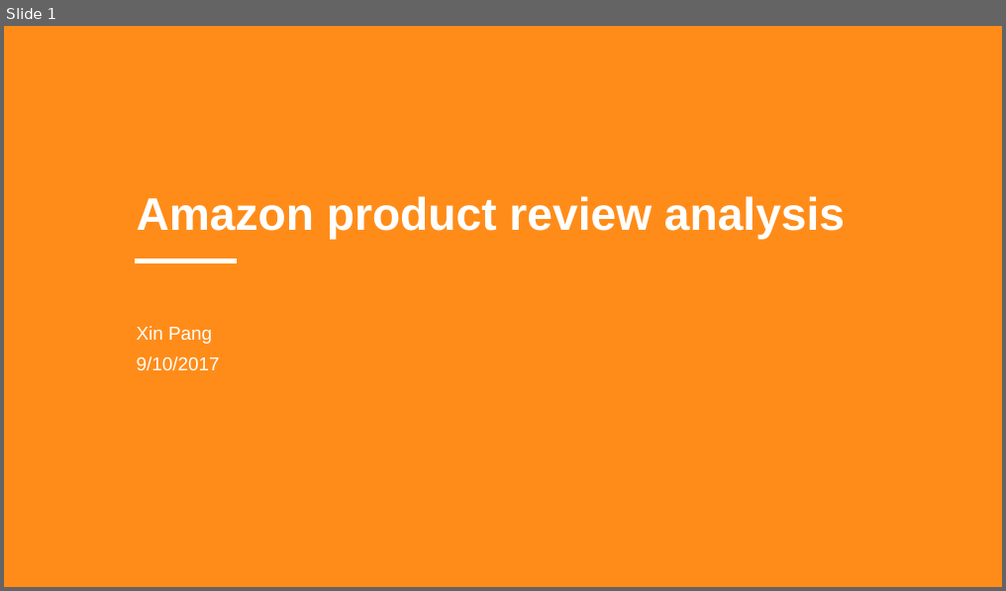
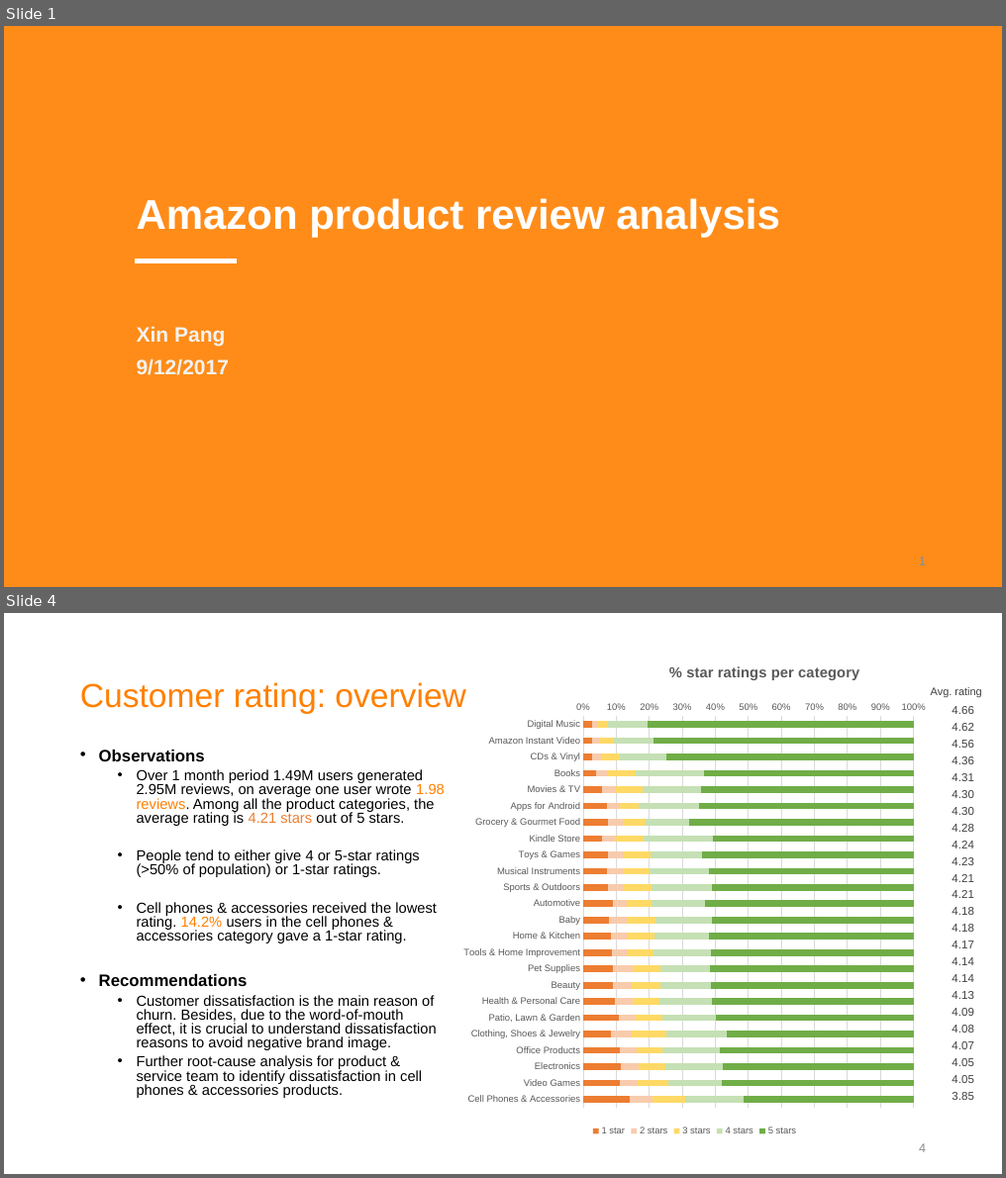
Before and after one commit to joyceXD/product-review, a slide deck: presentation/Product review analysis.pptx. Shown one above the other, each under a label of ours: slide 1 before the commit, slides 1 and 4 after it; the slides between them are not shown. The pictures are 1006x591 and 1006x1178 pixels, drawn with LibreOffice and Linux fonts; fonts in the diff are those of the drawing. Boxes give left, top, right and bottom in pixels: in the first picture for what was removed or moved away, otherwise in the second. Text is boxed around its words. In the diff, an @@ line names an element or a change of style, - is before the commit and + after.

```diff
--- a/presentation/Product review analysis.pptx
+++ b/presentation/Product review analysis.pptx
@@ slide 4 added at [4, 613, 1002, 1174], background #FFFFFF @@
@@ bar stacked 100% chart added at [454, 655, 936, 1140] @@
+title "% star ratings per category "
+categories: Digital Music, Amazon Instant Video, CDs & Vinyl, Books, Movies & TV, Apps for Android, Grocery & Gourmet Food, Kindle Store, Toys & Games, Musical Instruments, Sports & Outdoors, Automotive, Baby, Home & Kitchen, Tools & Home Improvement, Pet Supplies, Beauty, Health & Personal Care, Patio, Lawn & Garden, Clothing, Shoes & Jewelry, Office Products, Electronics, Video Games, Cell Phones & Accessories
+1 star: 3, 3, 3, 4, 6, 7, 7, 6, 8, 7, 7, 9, 8, 8, 9, 9, 9, 10, 11, 8, 11, 11, 11, 14
+2 stars: 1, 2, 3, 4, 4, 4, 5, 4, 5, 5, 5, 4, 5, 5, 5, 6, 6, 5, 5, 6, 5, 6, 5, 7
+3 stars: 3, 4, 6, 8, 8, 6, 7, 9, 8, 8, 8, 7, 9, 8, 8, 8, 9, 8, 8, 10, 8, 8, 9, 10
+4 stars: 12, 12, 14, 21, 18, 18, 13, 21, 15, 18, 18, 16, 17, 16, 17, 15, 15, 16, 16, 19, 17, 17, 16, 18
+5 stars: 80, 79, 75, 63, 64, 65, 68, 61, 64, 62, 61, 63, 61, 62, 61, 62, 61, 61, 60, 56, 59, 58, 58, 51
@@ title added at [80, 682, 466, 714], 32 pt, text #FF8000 @@
+Customer rating: overview
@@ text added at [931, 687, 981, 697], 10.5 pt, text #404040 @@
+Avg. rating
@@ table added at [942, 700, 975, 1104], 24 rows, 1 columns @@
+4.66
+4.62
+4.56
+4.36
+4.31
+4.30
+4.30
+4.28
+4.24
+4.23
+4.21
+4.21
+4.18
+4.18
+4.17
+4.14
+4.14
+4.13
+4.09
+4.08
+4.07
+4.05
+4.05
+3.85
@@ text added at [99, 750, 445, 1098], 14 pt, text #000000 @@
+• Observations
+  • Over 1 month period 1.49M users generated 2.95M reviews, on average one user wrote 1.98 reviews. Among all the product categories, the average rating is 4.21 stars out of 5 stars.
+  • People tend to either give 4 or 5-star ratings (>50% of population) or 1-star ratings.
+  • Cell phones & accessories received the lowest rating. 14.2% users in the cell phones & accessories category gave a 1-star rating.
+• Recommendations
+  • Customer dissatisfaction is the main reason of churn. Besides, due to the word-of-mouth effect, it is crucial to understand dissatisfaction reasons to avoid negative brand image.
+  • Further root-cause analysis for product & service team to identify dissatisfaction in cell phones & accessories products.
@@ page number added at [726, 1127, 731, 1134], 12 pt, text #8C8C8C @@
+4
@@ slide 1 changed as well @@
@@ title "Amazon product review analysis" at [137, 198, 780, 237]: size 44 to 40 pt @@
@@ subtitle at [137, 326, 225, 347]: size 18 to 20 pt, text colour #FFFFFF to #F2F2F2, bold on in "Xin Pang" @@
@@ subtitle at [137, 359, 229, 375]: text changed; size 18 to 20 pt; text colour #FFFFFF to #F2F2F2; bold on @@
-9/10/2017
+9/12/2017
@@ page number added at [919, 557, 926, 566], 12 pt, text #8C8C8C @@
+1
```
Also in this commit, not shown: 4 other slides changed, 7 other slides added, 2 slides removed, 10 other files.
